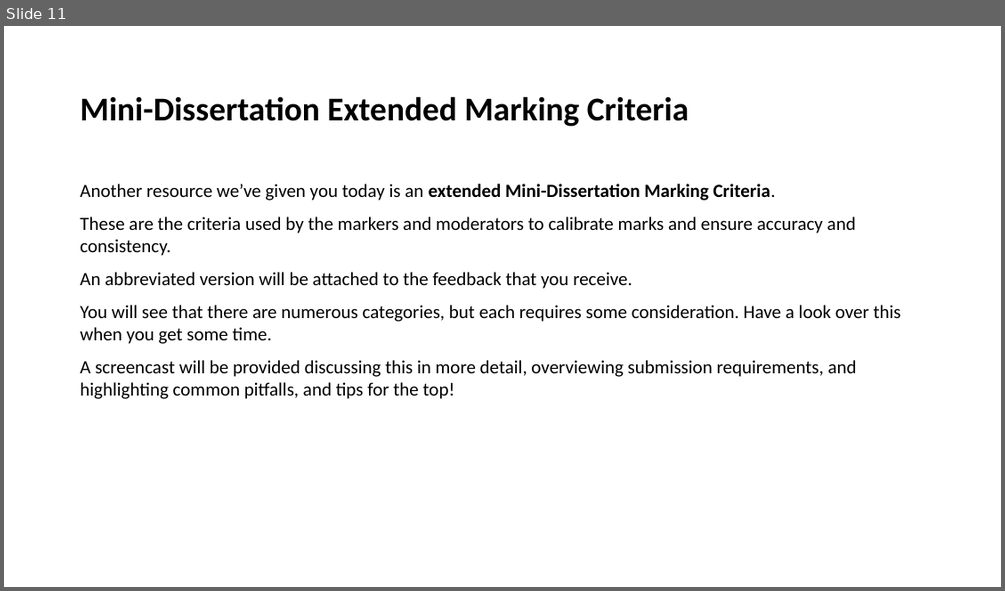
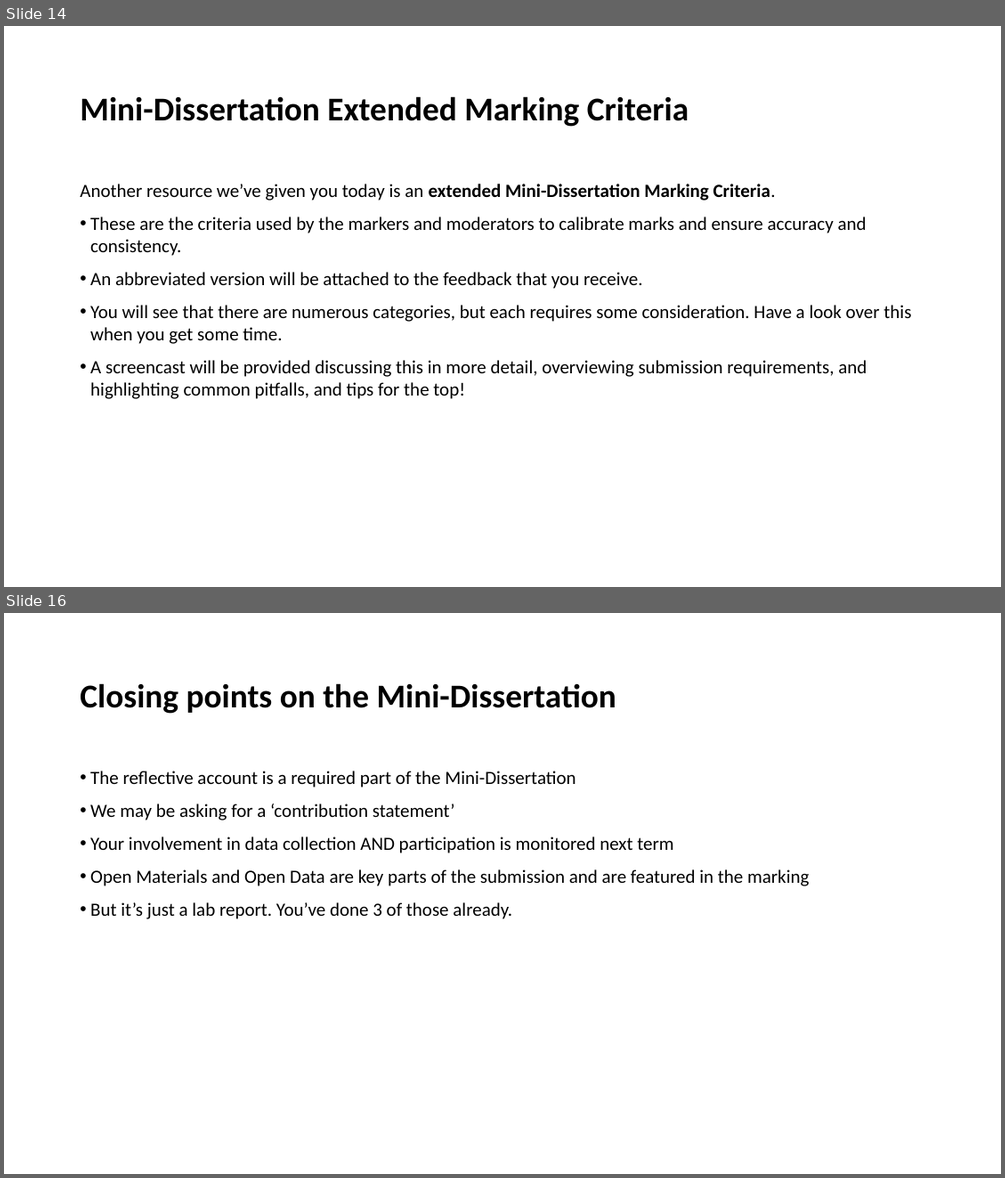
Before and after one commit to LittleMonkeyLab/PS52007Dslides, a slide deck: _site/lectures/Lecture10/Lecture10.pptx. Shown one above the other, each under a label of ours: slide 11 before the commit, slides 14 and 16 after it; the slides between them are not shown. The pictures are 1005x591 and 1005x1178 pixels, drawn with LibreOffice and Linux fonts; fonts in the diff are those of the drawing. Boxes give left, top, right and bottom in pixels: in the first picture for what was removed or moved away, otherwise in the second. Text is boxed around its words. In the diff, an @@ line names an element or a change of style, - is before the commit and + after.

```diff
--- a/_site/lectures/Lecture10/Lecture10.pptx
+++ b/_site/lectures/Lecture10/Lecture10.pptx
@@ slide 16 added at (4,613,1001,1174), background #FFFFFF @@
@@ title added at (80,683,616,714), 32 pt, text #000000, bold @@
+Closing points on the Mini-Dissertation
@@ text added at (90,771,809,919), 18 pt, text #000000 @@
+• The reflective account is a required part of the Mini-Dissertation
+• We may be asking for a ‘contribution statement’
+• Your involvement in data collection AND participation is monitored next term
+• Open Materials and Open Data are key parts of the submission and are featured in the marking
+• But it’s just a lab report. You’ve done 3 of those already.
@@ what was slide 11 is now slide 14 @@
@@ slide 14 changed as well @@
@@ text at (90,216,911,399): bullet none to • @@
```
Also in this commit, not shown: 8 other slides changed, 5 other slides added, 10 other files.
